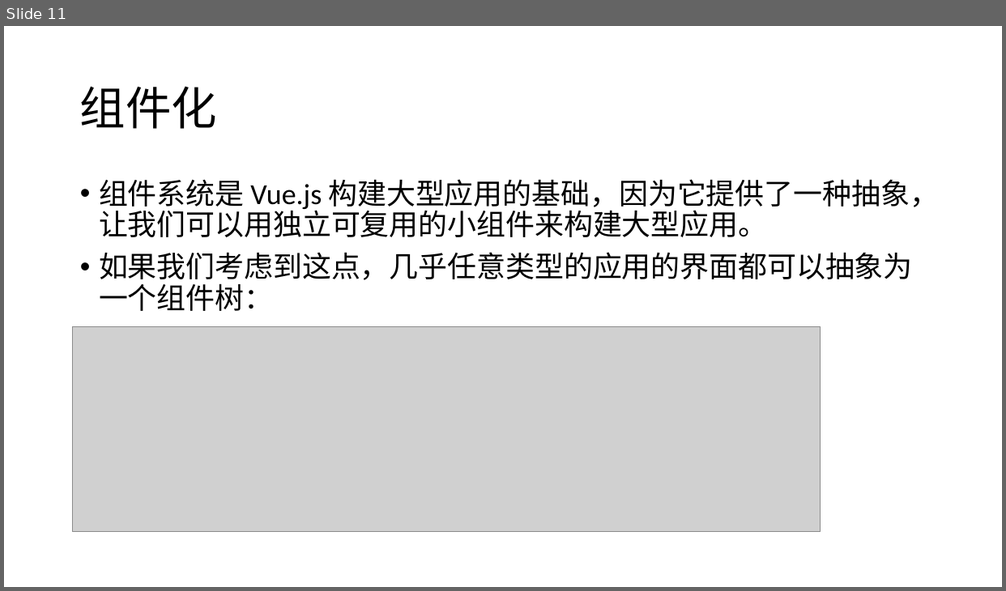
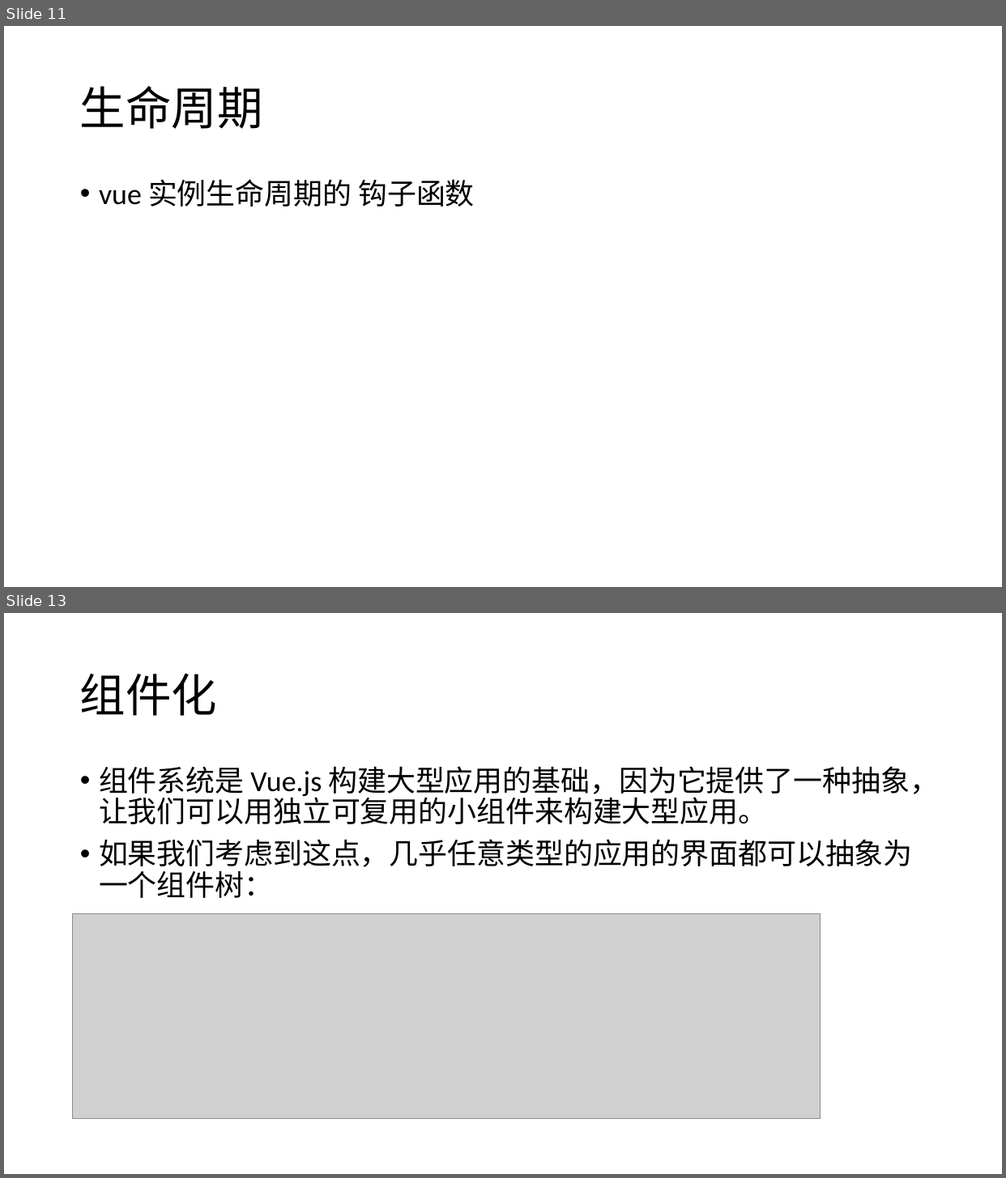
Before and after one commit to ninan1028/webstudy, a slide deck: vue/vuedemo/Vue学习.pptx. Shown one above the other, each under a label of ours: slide 11 before the commit, slides 11 and 13 after it; the slides between them are not shown. The pictures are 1006x591 and 1006x1178 pixels, drawn with LibreOffice and Linux fonts; fonts in the diff are those of the drawing; grey boxes stand for pictures. Boxes give left, top, right and bottom in pixels: in the first picture for what was removed or moved away, otherwise in the second. Text is boxed around its words. In the diff, an @@ line names an element or a change of style, - is before the commit and + after.

```diff
--- a/vue/vuedemo/Vue学习.pptx
+++ b/vue/vuedemo/Vue学习.pptx
@@ slide 11 added at [4, 26, 1002, 587], background #FFFFFF @@
@@ title added at [80, 86, 263, 129], 44 pt, text #000000 @@
+生命周期
@@ text added at [99, 179, 475, 207], 28 pt, text #000000 @@
+• vue 实例生命周期的 钩子函数
@@ what was slide 11 is now slide 13 @@
```
Also in this commit, not shown: 2 slides changed, 1 other slide added, 4 other files.
